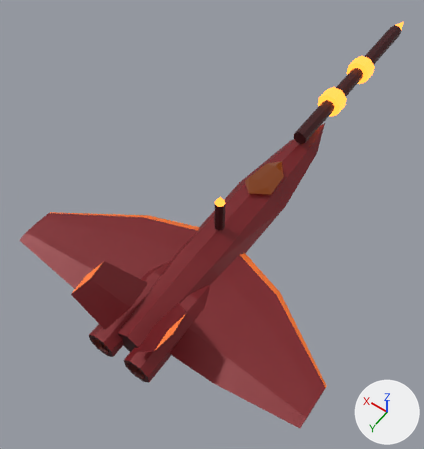
One commit to the glTF model media/models/arcwing-sniper-hull.gltf: the scene before it, then after it.
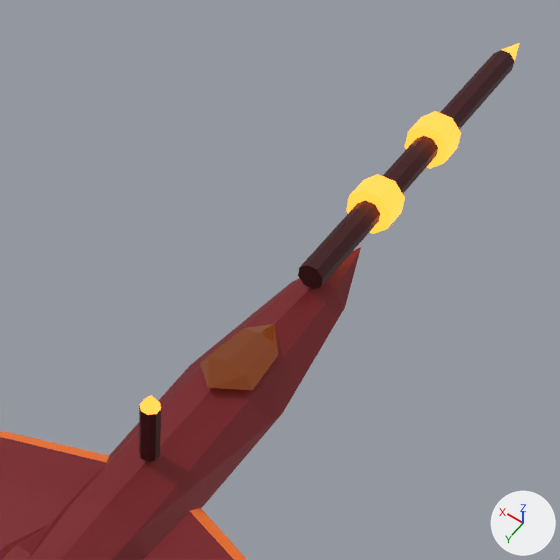
Old and new are each drawn whole from a 50 mm camera at (-1.35, 2.33, 3.27) aimed at (0.22, 0.13, -0.18) and again close up on the part from 34% to 100% of the width and 0% to 62% of the height. Every picture has the same lights, and +X, +Y and +Z are marked at lower right. The older version's two pictures come first. Vertices at exactly the same position are counted once.

Script lines for the objects in view, before the commit:
```python
me_hull = bpy.data.meshes.new('hull')
me_hull.from_pydata(...)  # 264 vertices, 480 faces; spans x -1.1..1.1, y -2.58..1.4, z -0.13..0.49
# faces by material slot: [168, 176, 16, 24, 96]
me_hull.materials.append(mat_material_0)  # red #7e1d24
me_hull.materials.append(mat_material_1)  # dark red #421014
me_hull.materials.append(mat_material_2)  # orange #ff7a2f
me_hull.materials.append(mat_material_3)  # black #2a1408, glowing brown #b0561f
me_hull.materials.append(mat_material_4)  # black #0a1a1c, glowing orange #ff8c2f
ob_arcwing_sniper = bpy.data.objects.new('arcwing-sniper', me_hull)
ob_arcwing_sniper.location = (0.0, 0.0, 0.0)
```
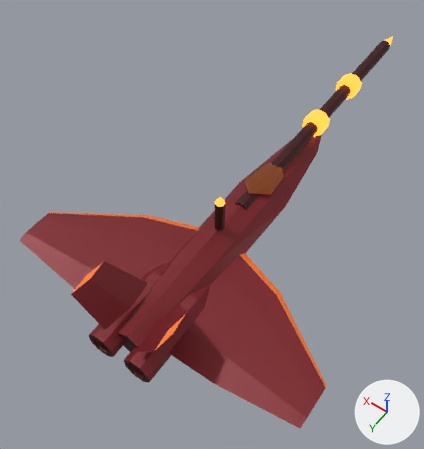
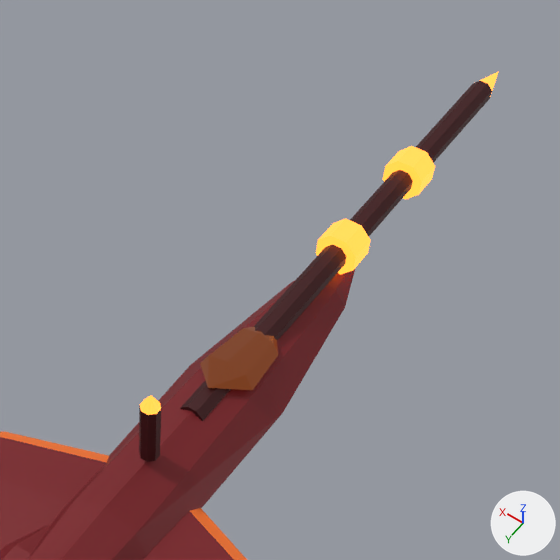
What differs and where, as boxes (x1, y1, x2, y2) in the close-ups (560 x 560 px; the box of a moved part takes in the faces that stretch with it):
'arcwing-sniper', reshaped
    before: (0, 43, 519, 560)
    after: (0, 72, 498, 560)
part 1 of me_hull, moved or reshaped
    before: (346, 174, 405, 234)
    after: (316, 219, 371, 275)
part 2 of me_hull, moved or reshaped
    before: (405, 111, 461, 169)
    after: (382, 146, 435, 199)
part 3 of me_hull, moved or reshaped
    before: (502, 43, 519, 61)
    after: (479, 72, 498, 97)
part 4 of me_hull, moved or reshaped
    before: (298, 50, 514, 289)
    after: (180, 81, 492, 421)

What the commit changed:
me_hull is used by ob_arcwing_sniper; location (0.0, 0.0, 0.0).
me_hull had 264 vertices, 480 faces and spanned x -1.1..1.1, y -2.58..1.4, z -0.13..0.49.
me_hull now has 264 vertices, 480 faces and spans x -1.1..1.1, y -2.38..1.4, z -0.13..0.49.
me_hull part 1: the loose piece of 18 vertices spanning x -0.09..0.09, y -1.27..-1.15, z 0.08..0.26 is moved by (0.0, 0.25, -0.04).
me_hull part 2: the loose piece of 18 vertices spanning x -0.09..0.09, y -1.77..-1.65, z 0.08..0.26 is moved by (0.0, 0.2, -0.04).
me_hull part 3: all 9 vertices in x -0.05..0.05, y -2.58..-2.4, z 0.12..0.22 are moved by (0.0, 0.2, -0.04).
me_hull part 4: all 9 vertices in x -0.05..0.05, y -0.7, z 0.12..0.22 are moved by (0.0, 0.8, -0.04).
